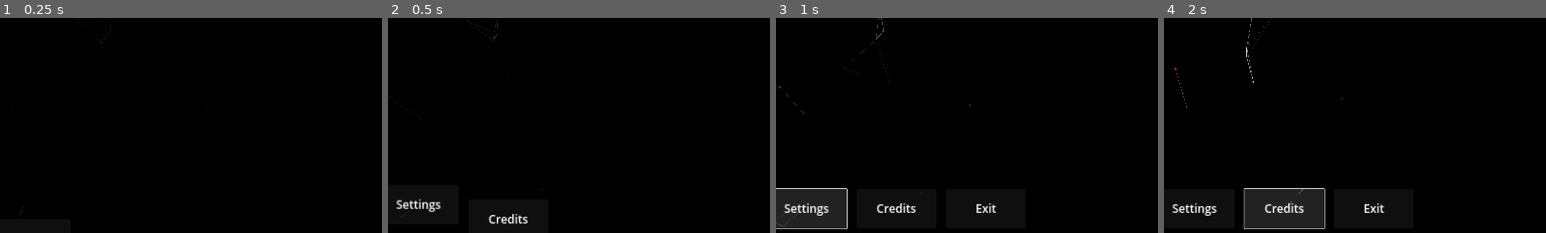
Above: before the commit, frames 1-4 (left to right).
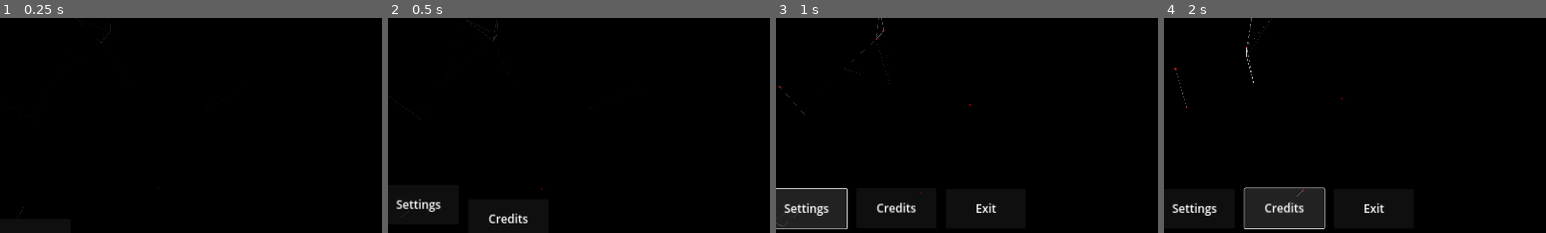
Above: after the commit, the same moments.

Repository: shelhelix/GodotGameTemplate
Game: Godot game, scene res://scenes/entry_point.tscn
Two runs of this game, one before a commit and one after it. Both use one fixed random seed, a clock stepped at 60 frames per second and the inputs below.
Inputs:
- Up to frame 1 (0.25 s): no input
- Up to frame 2 (0.5 s): no input
- Up to frame 3 (1 s): click "Settings" at 0.5 s
- Up to frame 4 (2 s): click "Credits" at 1.25 s
The pictures show only the part of the screen within x 40-90%, y 50-100%; the shares and areas given below are measured in that part.

Frame 1 is identical in both runs. In frame 2, 0.1% of the frame differs, in the area x 26-37%, y 90-96%; in frame 3, 0.2%; in frame 4, 0.5%, in the area x 20-43%, y 78-99%.

Commit message:
added sfx to buttons

Diff:
--- a/project.godot
+++ b/project.godot
@@ -21,7 +21,7 @@
 
 [autoload]
 
-GlobalObjects="*res://scenes/global_objects.tscn"
+GlobalObjects="res://scenes/global_objects.tscn"
 
 [display]
 
--- a/scenes/entry_point.tscn
+++ b/scenes/entry_point.tscn
@@ -1,8 +1,10 @@
-[gd_scene load_steps=4 format=3 uid="uid://clg8corn3you1"]
+[gd_scene load_steps=6 format=3 uid="uid://clg8corn3you1"]
 
 [ext_resource type="Script" path="res://addons/label_font_auto_sizer/label_auto_sizer.gd" id="1_bf8as"]
 [ext_resource type="Script" path="res://addons/fancy_particles/particles.gd" id="3_4c4vg"]
 [ext_resource type="Script" path="res://scripts/entry_point/main_menu_buttons.gd" id="3_qfne6"]
+[ext_resource type="Script" path="res://scripts/utils/button_with_sound.gd" id="4_e0l3g"]
+[ext_resource type="AudioStream" uid="uid://du7255soqvjtj" path="res://audio/sfx/ui_button_click.mp3" id="5_u7vv5"]
 
 [node name="EntryPoint" type="Control"]
 layout_mode = 3
@@ -12,7 +14,15 @@
 grow_horizontal = 2
 grow_vertical = 2
 
-[node name="Background" type="ColorRect" parent="."]
+[node name="Back" type="Control" parent="."]
+layout_mode = 1
+anchors_preset = 15
+anchor_right = 1.0
+anchor_bottom = 1.0
+grow_horizontal = 2
+grow_vertical = 2
+
+[node name="Background" type="ColorRect" parent="Back"]
 layout_mode = 1
 anchors_preset = 15
 anchor_right = 1.0
@@ -21,7 +31,7 @@
 grow_vertical = 2
 color = Color(0, 0, 0, 1)
 
-[node name="Particles" type="Control" parent="Background"]
+[node name="Particles" type="Control" parent="Back/Background"]
 layout_mode = 1
 anchors_preset = 15
 anchor_right = 1.0
@@ -30,7 +40,23 @@
 grow_vertical = 2
 script = ExtResource("3_4c4vg")
 
-[node name="GodotLabel" type="Label" parent="."]
+[node name="Windows" type="Control" parent="."]
+layout_mode = 1
+anchors_preset = 15
+anchor_right = 1.0
+anchor_bottom = 1.0
+grow_horizontal = 2
+grow_vertical = 2
+
+[node name="MainWindow" type="Control" parent="Windows"]
+layout_mode = 1
+anchors_preset = 15
+anchor_right = 1.0
+anchor_bottom = 1.0
+grow_horizontal = 2
+grow_vertical = 2
+
+[node name="GodotLabel" type="Label" parent="Windows/MainWindow"]
 layout_mode = 1
 anchors_preset = 3
 anchor_left = 1.0
@@ -56,7 +82,7 @@
 _current_font_size = 16
 _last_size_state = 1
 
-[node name="MainMenuButtons" type="HBoxContainer" parent="." node_paths=PackedStringArray("play_button", "settings_button", "credits_button", "quit_button_container", "quit_button")]
+[node name="MainMenuButtons" type="HBoxContainer" parent="Windows/MainWindow" node_paths=PackedStringArray("play_button", "settings_button", "credits_button", "quit_button_container", "quit_button")]
 layout_mode = 1
 anchors_preset = 7
 anchor_left = 0.5
@@ -79,21 +105,22 @@
 quit_button_container = NodePath("ExitButtonBox")
 quit_button = NodePath("ExitButtonBox/Button")
 
-[node name="PlayButtonBox" type="Control" parent="MainMenuButtons"]
-custom_minimum_size = Vector2(200, 100)
-layout_mode = 2
-
-[node name="Button" type="Button" parent="MainMenuButtons/PlayButtonBox"]
-custom_minimum_size = Vector2(200, 100)
-layout_mode = 1
-anchors_preset = 15
-anchor_right = 1.0
-anchor_bottom = 1.0
-grow_horizontal = 2
-grow_vertical = 2
-text_overrun_behavior = 3
-
-[node name="Label" type="Label" parent="MainMenuButtons/PlayButtonBox/Button"]
+[node name="PlayButtonBox" type="Control" parent="Windows/MainWindow/MainMenuButtons"]
+custom_minimum_size = Vector2(200, 100)
+layout_mode = 2
+
+[node name="Button" type="Button" parent="Windows/MainWindow/MainMenuButtons/PlayButtonBox"]
+custom_minimum_size = Vector2(200, 100)
+layout_mode = 0
+anchor_right = 1.0
+anchor_bottom = 1.0
+grow_horizontal = 2
+grow_vertical = 2
+text_overrun_behavior = 3
+script = ExtResource("4_e0l3g")
+sound_clip = ExtResource("5_u7vv5")
+
+[node name="Label" type="Label" parent="Windows/MainWindow/MainMenuButtons/PlayButtonBox/Button"]
 layout_mode = 1
 anchors_preset = 15
 anchor_right = 1.0
@@ -115,21 +142,23 @@
 _current_font_size = 29
 _last_size_state = 1
 
-[node name="SettingsButtonBox" type="Control" parent="MainMenuButtons"]
-custom_minimum_size = Vector2(200, 100)
-layout_mode = 2
-
-[node name="Button" type="Button" parent="MainMenuButtons/SettingsButtonBox"]
-custom_minimum_size = Vector2(200, 100)
-layout_mode = 1
-anchors_preset = 15
-anchor_right = 1.0
-anchor_bottom = 1.0
-grow_horizontal = 2
-grow_vertical = 2
-text_overrun_behavior = 3
-
-[node name="Label" type="Label" parent="MainMenuButtons/SettingsButtonBox/Button"]
+[node name="SettingsButtonBox" type="Control" parent="Windows/MainWindow/MainMenuButtons"]
+custom_minimum_size = Vector2(200, 100)
+layout_mode = 2
+
+[node name="Button" type="Button" parent="Windows/MainWindow/MainMenuButtons/SettingsButtonBox"]
+custom_minimum_size = Vector2(200, 100)
+layout_mode = 1
+anchors_preset = 15
+anchor_right = 1.0
+anchor_bottom = 1.0
+grow_horizontal = 2
+grow_vertical = 2
+text_overrun_behavior = 3
+script = ExtResource("4_e0l3g")
+sound_clip = ExtResource("5_u7vv5")
+
+[node name="Label" type="Label" parent="Windows/MainWindow/MainMenuButtons/SettingsButtonBox/Button"]
 layout_mode = 1
 anchors_preset = 15
 anchor_right = 1.0
@@ -151,21 +180,25 @@
 _current_font_size = 29
 _last_size_state = 1
 
-[node name="CreditsButtonBox" type="Control" parent="MainMenuButtons"]
-custom_minimum_size = Vector2(200, 100)
-layout_mode = 2
-
-[node name="Button" type="Button" parent="MainMenuButtons/CreditsButtonBox"]
-custom_minimum_size = Vector2(200, 100)
-layout_mode = 1
-anchors_preset = 15
-anchor_right = 1.0
-anchor_bottom = 1.0
-grow_horizontal = 2
-grow_vertical = 2
-text_overrun_behavior = 3
-
-[node name="Label" type="Label" parent="MainMenuButtons/CreditsButtonBox/Button"]
+[node name="CreditsButtonBox" type="Control" parent="Windows/MainWindow/MainMenuButtons"]
+custom_minimum_size = Vector2(200, 100)
+layout_mode = 2
+
+[node name="Button" type="Button" parent="Windows/MainWindow/MainMenuButtons/CreditsButtonBox"]
+custom_minimum_size = Vector2(200, 100)
+layout_mode = 1
+anchors_preset = 15
+anchor_right = 1.0
+anchor_bottom = 1.0
+offset_top = -1.0
+offset_bottom = -1.0
+grow_horizontal = 2
+grow_vertical = 2
+text_overrun_behavior = 3
+script = ExtResource("4_e0l3g")
+sound_clip = ExtResource("5_u7vv5")
+
+[node name="Label" type="Label" parent="Windows/MainWindow/MainMenuButtons/CreditsButtonBox/Button"]
 layout_mode = 1
 anchors_preset = 15
 anchor_right = 1.0
@@ -188,21 +221,23 @@
 _current_font_size = 29
 _last_size_state = 1
 
-[node name="ExitButtonBox" type="Control" parent="MainMenuButtons"]
-custom_minimum_size = Vector2(200, 100)
-layout_mode = 2
-
-[node name="Button" type="Button" parent="MainMenuButtons/ExitButtonBox"]
-custom_minimum_size = Vector2(200, 100)
-layout_mode = 1
-anchors_preset = 15
-anchor_right = 1.0
-anchor_bottom = 1.0
-grow_horizontal = 2
-grow_vertical = 2
-text_overrun_behavior = 3
-
-[node name="Label" type="Label" parent="MainMenuButtons/ExitButtonBox/Button"]
+[node name="ExitButtonBox" type="Control" parent="Windows/MainWindow/MainMenuButtons"]
+custom_minimum_size = Vector2(200, 100)
+layout_mode = 2
+
+[node name="Button" type="Button" parent="Windows/MainWindow/MainMenuButtons/ExitButtonBox"]
+custom_minimum_size = Vector2(200, 100)
+layout_mode = 1
+anchors_preset = 15
+anchor_right = 1.0
+anchor_bottom = 1.0
+grow_horizontal = 2
+grow_vertical = 2
+text_overrun_behavior = 3
+script = ExtResource("4_e0l3g")
+sound_clip = ExtResource("5_u7vv5")
+
+[node name="Label" type="Label" parent="Windows/MainWindow/MainMenuButtons/ExitButtonBox/Button"]
 layout_mode = 1
 anchors_preset = 15
 anchor_right = 1.0
--- a/scenes/global_objects.tscn
+++ b/scenes/global_objects.tscn
@@ -1,3 +1,20 @@
-[gd_scene format=3 uid="uid://nub6yq71re7i"]
+[gd_scene load_steps=4 format=3 uid="uid://nub6yq71re7i"]
 
-[node name="GlobalObjects" type="Node2D"]
+[ext_resource type="Script" path="res://scripts/global/global_starter.gd" id="1_351s5"]
+[ext_resource type="Script" path="res://scripts/global/global_audio.gd" id="2_67rvg"]
+
+[sub_resource type="AudioStreamPolyphonic" id="AudioStreamPolyphonic_tps71"]
+
+[node name="GlobalObjects" type="Node2D" node_paths=PackedStringArray("audio_player")]
+script = ExtResource("1_351s5")
+audio_player = NodePath("Audio")
+
+[node name="Audio" type="Node2D" parent="." node_paths=PackedStringArray("sfx_player", "music_player")]
+script = ExtResource("2_67rvg")
+sfx_player = NodePath("SfxPlayer")
+music_player = NodePath("MusicPlayer")
+
+[node name="SfxPlayer" type="AudioStreamPlayer" parent="Audio"]
+stream = SubResource("AudioStreamPolyphonic_tps71")
+
+[node name="MusicPlayer" type="AudioStreamPlayer" parent="Audio"]
--- a/scripts/entry_point/transition.gd
+++ /dev/null
@@ -1,13 +0,0 @@
-extends Node
-
-func _make_transition() -> void:
-	pass  # Replace with function body.
-
-# Called when the node enters the scene tree for the first time.
-func _ready() -> void:
-	pass # Replace with function body.
-
-
-# Called every frame. 'delta' is the elapsed time since the previous frame.
-func _process(delta: float) -> void:
-	pass
--- /dev/null
+++ b/scripts/global/global_audio.gd
@@ -0,0 +1,22 @@
+extends Node
+
+class_name GlobalAudio
+
+@export var sfx_player : AudioStreamPlayer
+@export var music_player : AudioStreamPlayer
+
+func play_sfx(sound: AudioStream) -> void:
+	if not sfx_player.playing:
+		sfx_player.play()
+	var playback := sfx_player.get_stream_playback() as AudioStreamPlaybackPolyphonic
+	playback.play_stream(sound)
+
+func play_music(sound: AudioStream) -> void:
+	music_player.stream = sound
+	music_player.play()
+
+func stop_music() -> void:
+	music_player.stop()
+
+func stop_sfx() -> void:
+	sfx_player.stop()
--- /dev/null
+++ b/scripts/global/global_starter.gd
@@ -0,0 +1,13 @@
+extends Node
+
+class_name GlobalStarter
+
+@export var audio_player : GlobalAudio
+
+static var instance : GlobalStarter
+
+func _ready() -> void:
+	instance = self
+
+static func get_instance() -> GlobalStarter:
+	return instance
--- /dev/null
+++ b/scripts/utils/button_with_sound.gd
@@ -0,0 +1,11 @@
+extends Button
+
+class_name ButtonWithSound
+
+@export var sound_clip : AudioStream
+
+func _ready() -> void:
+	pressed.connect(__play_click_sound)
+
+func __play_click_sound() -> void:
+	GlobalStarter.get_instance().audio_player.play_sfx(sound_clip)
